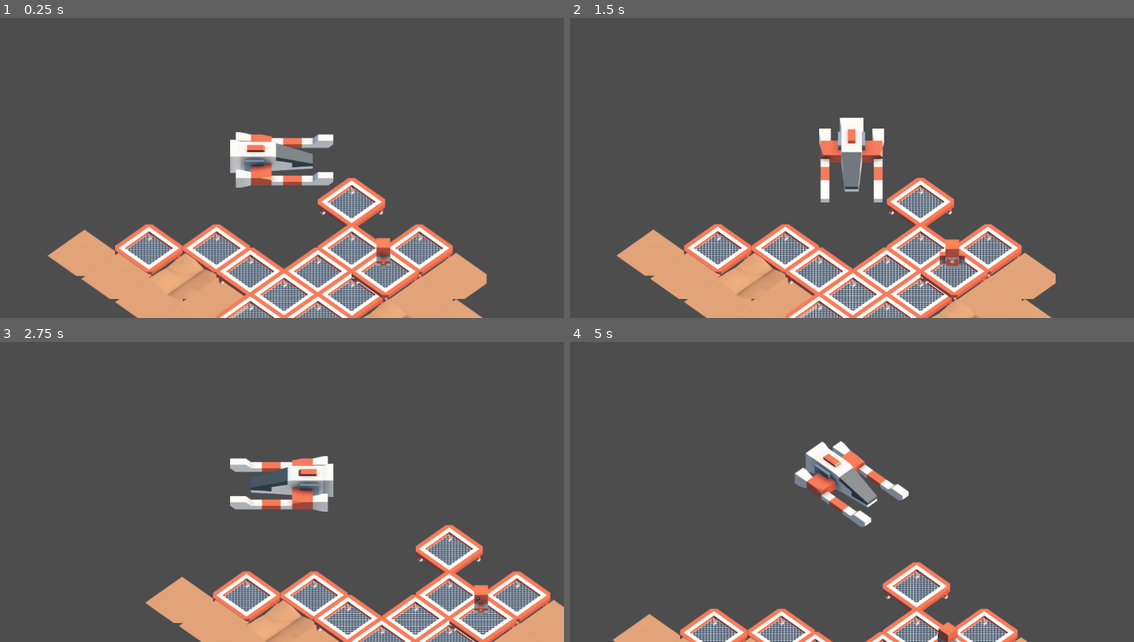
Above: before the commit, frames 1-4 (two rows, left to right).
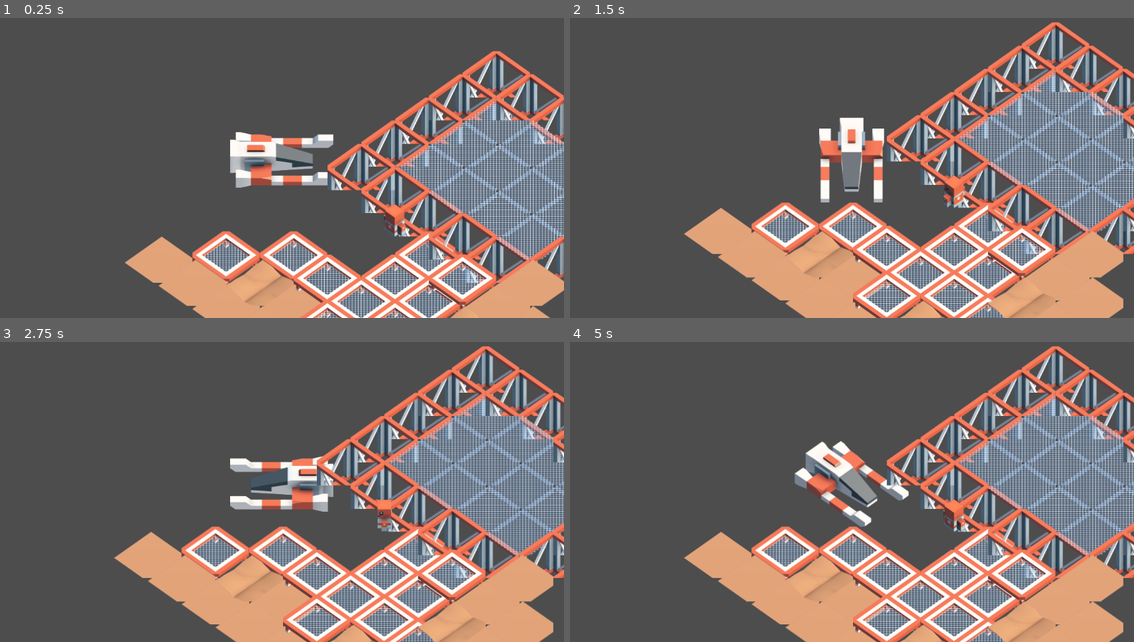
Above: after the commit, the same moments.

Repository: jjf2009/Nasa-Hackathon-2025-
Game: Godot game, scene res://world.tscn
Same seed, same stepped clock (60 frames per second), same inputs: the game is played once before the commit and once after it.
Inputs:
- Up to frame 1 (0.25 s): no input
- Up to frame 2 (1.5 s): tap Enter (ui_accept) at 0.5, 0.77 s; hold Right (ui_right) from 0.53 s (still down)
- Up to frame 3 (2.75 s): tap Enter (ui_accept) at 1.52 s; release Right (ui_right) at 2.03 s; hold Left (ui_left) from 2.03 s (still down)
- Up to frame 4 (5 s): release Left (ui_left) at 2.78 s; hold Right (ui_right) 2.78-4.28 s; tap Enter (ui_accept) at 3.02, 3.77, 4.52 s; hold Left (ui_left) from 4.28 s (still down)

The runs differ from the first frame. In frame 1, 36% of the frame differs, in the area x 8-100%, y 11-100%; in frame 2, 43%, in the area x 8-100%, y 1-100%; in frame 3, 38%; in frame 4, 42%.

Commit message:
more assets

Diff:
--- a/space-habitat-builder-/isometric_game/game_scene.tscn
+++ b/space-habitat-builder-/isometric_game/game_scene.tscn
@@ -42,9 +42,10 @@
 }]
 
 [sub_resource type="RectangleShape2D" id="RectangleShape2D_e35lh"]
-size = Vector2(136, 279)
+size = Vector2(136, 187)
 
 [node name="CharacterBody2D" type="CharacterBody2D"]
+motion_mode = 1
 
 [node name="AnimatedSprite2D" type="AnimatedSprite2D" parent="."]
 sprite_frames = SubResource("SpriteFrames_bpcsf")
@@ -52,7 +53,7 @@
 frame_progress = 0.8955717
 
 [node name="CollisionShape2D" type="CollisionShape2D" parent="."]
-position = Vector2(3, 50.5)
+position = Vector2(3, 4.5)
 shape = SubResource("RectangleShape2D_e35lh")
 
 [node name="Camera2D" type="Camera2D" parent="."]
--- a/space-habitat-builder-/isometric_game/world.tscn
+++ b/space-habitat-builder-/isometric_game/world.tscn
@@ -6,9 +6,10 @@
 [ext_resource type="Texture2D" uid="uid://cd5eg8vc4xrmb" path="res://space-kit-1.0/Isometric/groundTileRough_NE.png" id="3_dwbse"]
 [ext_resource type="Texture2D" uid="uid://dyv10x8sg5tgl" path="res://space-kit-1.0/Isometric/groundTileRough_SE.png" id="4_pkg7o"]
 [ext_resource type="Texture2D" uid="uid://6ky1wjpe0jr1" path="res://space-kit-1.0/Isometric/groundTileRough_NW.png" id="5_gbfbk"]
+[ext_resource type="Texture2D" uid="uid://b8syeddeimbs1" path="res://space-kit-1.0/Isometric/metalTileConnectCenter_NW.png" id="5_udxuc"]
 [ext_resource type="Texture2D" uid="uid://dlhkddr8hfqfr" path="res://space-kit-1.0/Isometric/groundTile_NW.png" id="6_ioo17"]
-[ext_resource type="Texture2D" uid="uid://nbuo5gvyc6qy" path="res://space-kit-1.0/Topdown/barrelLarge.png" id="7_hiqwa"]
 [ext_resource type="Texture2D" uid="uid://csidfg4xak462" path="res://space-kit-1.0/Isometric/astronaut_N.png" id="8_2u3nc"]
+[ext_resource type="Texture2D" uid="uid://v5cgtndyc68d" path="res://space-kit-1.0/Isometric/metalStructureCross_SE.png" id="8_udxuc"]
 [ext_resource type="Texture2D" uid="uid://dsr52r78lgxhc" path="res://space-kit-1.0/Isometric/astronaut_NE.png" id="9_udxuc"]
 [ext_resource type="Texture2D" uid="uid://bvdwm55rrqkdp" path="res://space-kit-1.0/Isometric/astronaut_E.png" id="10_ikiii"]
 [ext_resource type="Texture2D" uid="uid://c4wo7mimyquic" path="res://space-kit-1.0/Isometric/astronaut_SE.png" id="11_cbp6q"]
@@ -28,6 +29,12 @@
 texture_region_size = Vector2i(138, 95)
 0:0/0 = 0
 
+[sub_resource type="TileSetAtlasSource" id="TileSetAtlasSource_cbp6q"]
+texture = ExtResource("5_udxuc")
+texture_region_size = Vector2i(138, 95)
+0:0/0 = 0
+0:0/0/physics_layer_0/polygon_0/points = PackedVector2Array(0, -47.5, -69, 0, 0, 47.5, 16.059603, 36.444477, 69, 0)
+
 [sub_resource type="TileSetAtlasSource" id="TileSetAtlasSource_ic0uy"]
 texture = ExtResource("4_pkg7o")
 texture_region_size = Vector2i(138, 95)
@@ -43,10 +50,11 @@
 texture_region_size = Vector2i(138, 95)
 0:0/0 = 0
 
-[sub_resource type="TileSetAtlasSource" id="TileSetAtlasSource_wjb0r"]
-texture = ExtResource("7_hiqwa")
-margins = Vector2i(2, 0)
+[sub_resource type="TileSetAtlasSource" id="TileSetAtlasSource_ikiii"]
+texture = ExtResource("8_udxuc")
 texture_region_size = Vector2i(138, 95)
+0:0/0 = 0
+0:0/0/physics_layer_0/polygon_0/points = PackedVector2Array(0, -47.5, -69, 0, 0, 47.5, 16.059603, 36.444477, 69, 0)
 
 [sub_resource type="TileSet" id="TileSet_tlwt5"]
 tile_shape = 1
@@ -57,7 +65,8 @@
 sources/2 = SubResource("TileSetAtlasSource_ic0uy")
 sources/3 = SubResource("TileSetAtlasSource_k3n1d")
 sources/4 = SubResource("TileSetAtlasSource_2o6r5")
-sources/5 = SubResource("TileSetAtlasSource_wjb0r")
+sources/9 = SubResource("TileSetAtlasSource_ikiii")
+sources/10 = SubResource("TileSetAtlasSource_cbp6q")
 
 [sub_resource type="SpriteFrames" id="SpriteFrames_mc2jv"]
 animations = [{
@@ -91,25 +100,31 @@
 "speed": 5.0
 }]
 
+[sub_resource type="CapsuleShape2D" id="CapsuleShape2D_udxuc"]
+radius = 29.0
+height = 58.0
+
 [node name="World" type="Node2D"]
 
 [node name="CharacterBody2D" parent="." instance=ExtResource("2_fj7yv")]
 position = Vector2(-24, -233)
 script = ExtResource("2_2u3nc")
 
-[node name="Camera2D2" type="Camera2D" parent="CharacterBody2D"]
-position_smoothing_enabled = true
-
 [node name="TileMap" type="TileMap" parent="."]
+position = Vector2(138, 95)
 tile_set = SubResource("TileSet_tlwt5")
 rendering_quadrant_size = 17
 format = 2
-layer_0/tile_data = PackedInt32Array(65535, 0, 0, -1, 0, 0,  …(334 unchanged characters)…  -65535, 4, 0, 2, 4, 0, -131070, 4, 0, -196607, 0, 0, -327680, 0, 0)
+layer_0/tile_data = PackedInt32Array(65535, 0, 0, -1, 0, 0,  …(334 unchanged characters)…  -65535, 4, 0, 2, 4, 0, -131070, 4, 0, -262143, 9, 0, -393216, 9, 0, -393217, 9, 0, -458752, 10, 0, -589824, 9, 0, -524288, 9, 0, -393215, 10, 0, -524287, 10, 0, -458751, 10, 0, -327679, 10, 0, -262142, 10, 0, -393214, 10, 0, -327678, 10, 0, -458750, 10, 0, -393213, 10, 0, -524286, 10, 0, -589823, 10, 0, -655359, 9, 0, -196607, 9, 0, -327680, 9, 0, -720895, 9, 0, -655358, 9, 0, -589822, 9, 0, -524285, 9, 0, -458749, 9, 0, -393212, 9, 0, -327677, 9, 0, -262141, 9, 0, -196606, 9, 0)
 
 [node name="CharacterBody2D2" type="CharacterBody2D" parent="."]
 
 [node name="AnimatedSprite2D" type="AnimatedSprite2D" parent="CharacterBody2D2"]
-position = Vector2(203, -93)
+position = Vector2(207, -81)
 sprite_frames = SubResource("SpriteFrames_mc2jv")
 autoplay = "default"
-frame_progress = 0.78628767
+frame_progress = 0.28851208
+
+[node name="CollisionShape2D" type="CollisionShape2D" parent="CharacterBody2D2"]
+position = Vector2(208, -76)
+shape = SubResource("CapsuleShape2D_udxuc")
Not shown: 1 places in space-habitat-builder-/isometric_game/world.tscn that only renumber resources
Not shown, added: space-habitat-builder-/blender_assets/modular_units.blend
Not shown, added: space-habitat-builder-/blender_assets/sleeping_bag.blend
